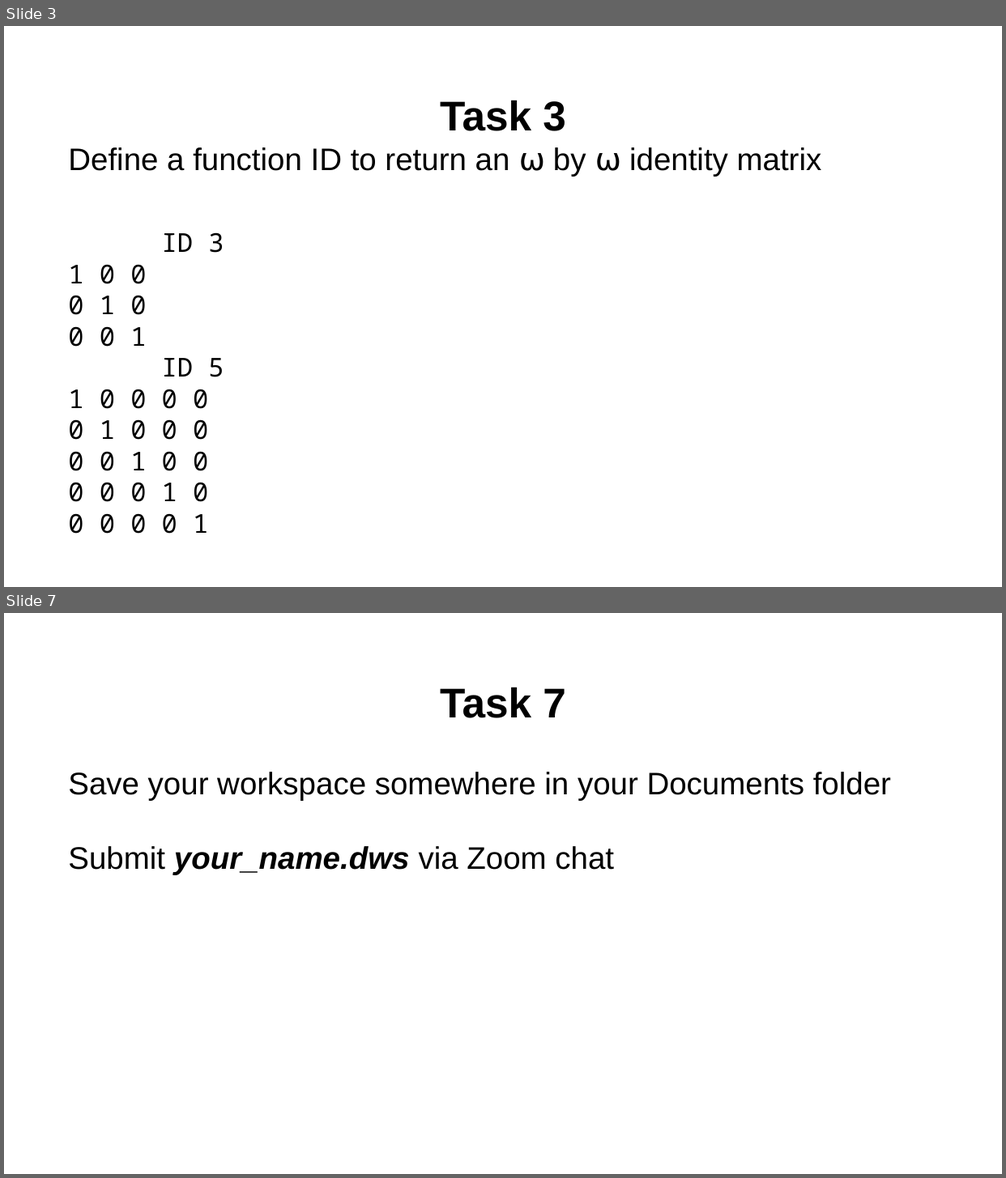
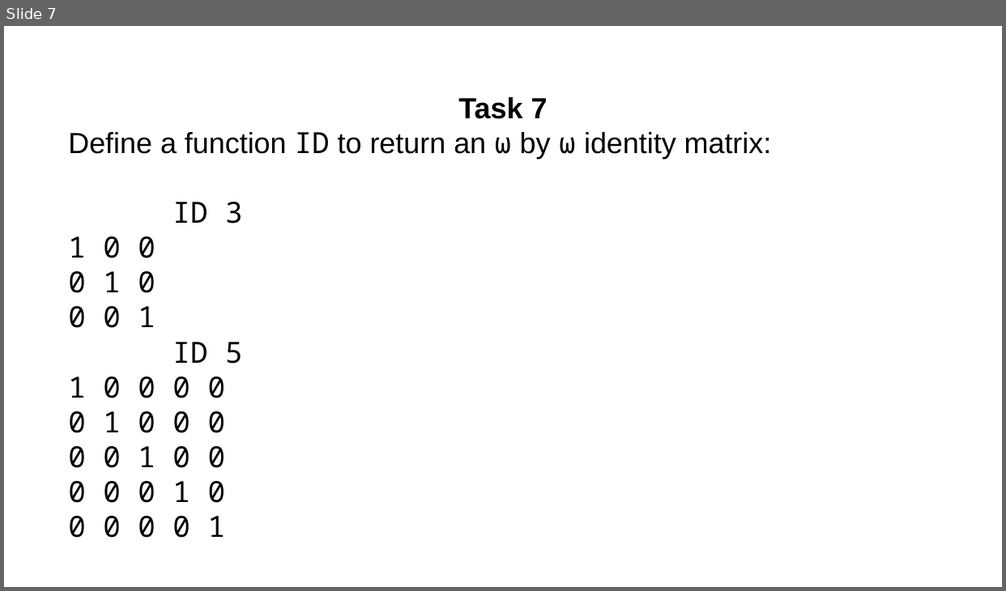
Before and after one commit to abrudz/tasks, a slide deck: tasks4.pptx. Shown one above the other, each under a label of ours: slides 3 and 7 before the commit, slide 7 after it; the slides between them are not shown. The pictures are 1006x1178 and 1006x591 pixels, drawn with LibreOffice and Linux fonts; fonts in the diff are those of the drawing. Boxes give left, top, right and bottom in pixels: in the first picture for what was removed or moved away, otherwise in the second. Text is boxed around its words. In the diff, an @@ line names an element or a change of style, - is before the commit and + after.

```diff
--- a/tasks4.pptx
+++ b/tasks4.pptx
@@ slide 7 removed at bbox=[4, 613, 1002, 1174], background #FFFFFF @@
@@ text removed at bbox=[68, 687, 891, 875] @@
-Task 7
-Save your workspace somewhere in your Documents folder
-Submit your_name.dws via Zoom chat
@@ what was slide 3 is now slide 7 @@
@@ slide 7 changed as well @@
@@ text at bbox=[68, 97, 772, 159]: text changed; size 30 to 28 pt @@
-Task 3
-Define a function ID to return an ⍵ by ⍵ identity matrix
+Task 7
+Define a function ID to return an ⍵ by ⍵ identity matrix:
@@ text at bbox=[68, 237, 243, 538]: size 25 to 28 pt in "ID 3", "1 0 0", "0 1 0", "0 0 1" and 6 more places @@
```
Also in this commit, not shown: 1 other slide changed, 17 slides added, 4 other slides removed, 1 other file.
